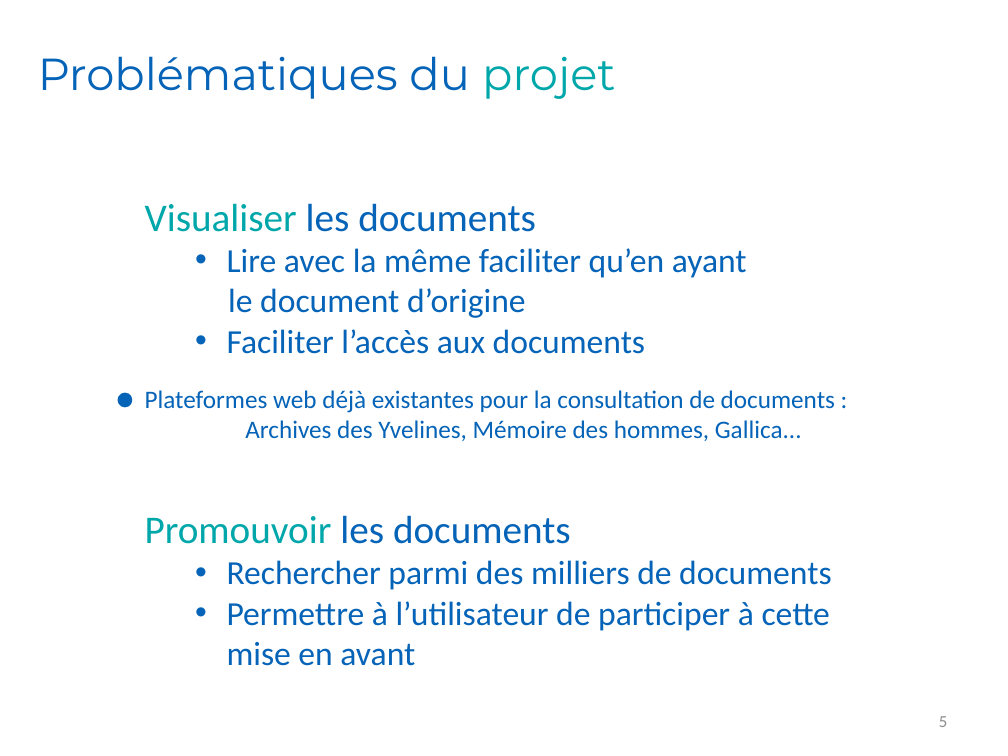
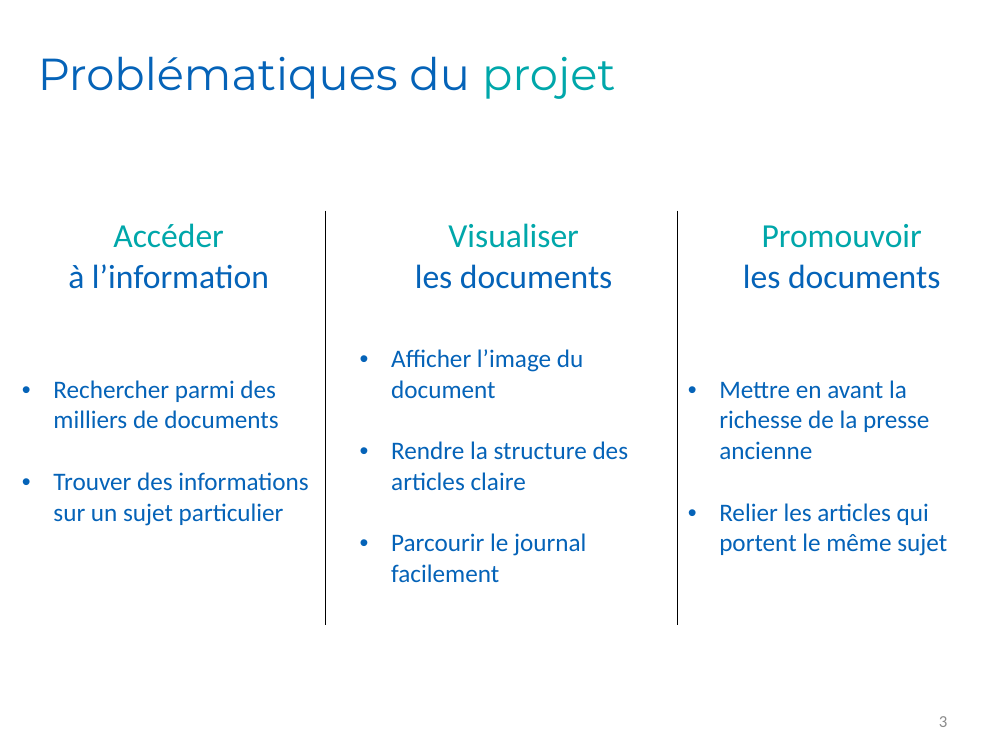
Before and after one commit to Romcol/Gutemberg-rapports, a slide deck: slide 3 of defense/1_project/powerpoint.pptx (slide 5 before the commit). Drawn at 1008x756 pixels with LibreOffice and Linux fonts; fonts in the diff are those of the drawing; background and template pictures are left out. Boxes give left, top, right and bottom in pixels: in the first picture for what was removed or moved away, otherwise in the second. Text is boxed around its words. In the diff, an @@ line names an element or a change of style, - is before the commit and + after.

Commit message:
update ppt

```diff
--- a/defense/1_project/powerpoint.pptx
+++ b/defense/1_project/powerpoint.pptx
@@ text removed at (145, 203, 747, 354) @@
-Visualiser les documents
-  • Lire avec la même faciliter qu’en ayant
-le document d’origine
-  • Faciliter l’accès aux documents
@@ table added at (12, 211, 1004, 621), 2 rows, 4 columns @@
+Accéder / à l’information |  | Visualiser / les documents | Promouvoir / les documents
+Rechercher parmi des milliers de documents / Trouver des informations sur un sujet particulier |  | Afficher l’image du document / Rendre la structure des articles claire / Parcourir le journal facilement | Mettre en avant la richesse de la presse ancienne / Relier les articles qui portent le même sujet
@@ ellipse removed at (119, 394, 131, 406) @@
@@ text removed at (145, 390, 835, 441) @@
-Plateformes web déjà existantes pour la consultation de documents :
-Archives des Yvelines, Mémoire des hommes, Gallica...
@@ text removed at (145, 515, 831, 666) @@
-Promouvoir les documents
-  • Rechercher parmi des milliers de documents
-  • Permettre à l’utilisateur de participer à cette mise en avant
@@ page number at (939, 716, 947, 727): text changed @@
-5
+3
```
Also in this commit, not shown: 7 other slides changed, 4 slides added, 2 slides removed.
